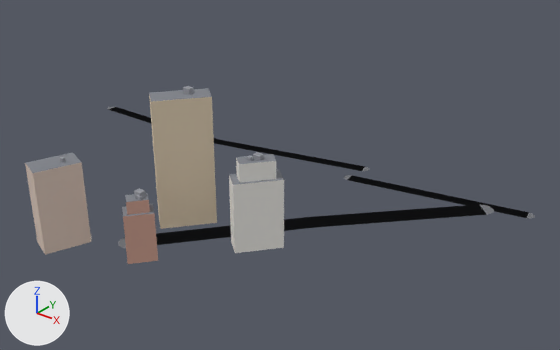
The glTF model apps/client/public/cities/moscow_synth/tiles/-1_-4.glb: old version first, new version second.
Both versions are drawn from a 50 mm lens placed at (226.0, 585.0, 223.0), pointed at (-36.0, 912.0, 20.0). The axes (+X, +Y, +Z) are drawn at lower left. The lights are the same throughout. The first picture is the older version. Vertices at exactly the same position are counted once.

The older version as bpy lines, for what is in view:
```python
me_mesh_0 = bpy.data.meshes.new('Mesh_0')
me_mesh_0.from_pydata(...)  # 210 vertices, 224 faces; spans x -247.0..91.0, y 787.0..997.0, z 0.0..81.0
# faces by material slot: [70, 48, 102, 4]
me_mesh_0.materials.append(mat_road)
me_mesh_0.materials.append(mat_facade)
me_mesh_0.materials.append(mat_roof)
me_mesh_0.materials.append(mat_shop)
ob_mesh_0 = bpy.data.objects.new('Mesh_0', me_mesh_0)
ob_mesh_0.location = (0.0, 0.0, 0.0)
```
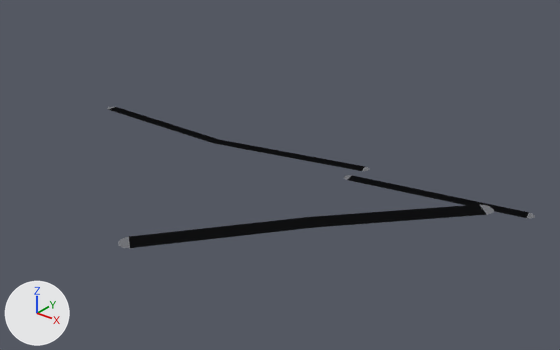
Changed parts and their boxes [x1, y1, x2, y2] in the pictures (560 x 350 px):
'Mesh_0', reshaped (16% narrower, 21% shorter): before [25, 86, 535, 264]; after [107, 107, 535, 248]
part 1 of me_mesh_0, deleted: before [25, 86, 284, 264]

The change, as a list of edits to the scene's bpy script:
```text
Change me_mesh_0:
    used by ob_mesh_0; location = (0.0, 0.0, 0.0)
    remove me_mesh_0.from_pydata(...)  # 210 vertices, 224 faces; spans x -247.0..91.0, y 787.0..997.0, z 0.0..81.0
    add me_mesh_0.from_pydata(...)  # 82 vertices, 70 faces; spans x -247.0..91.0, y 818.0..997.0, z 0.0
    me_mesh_0 part 1: 17 loose pieces with 128 vertices, spanning x -113.0..-3.0, y 787.0..882.0, z 0.0..81.0, are deleted
    remove me_mesh_0.materials.append(mat_facade)
    remove me_mesh_0.materials.append(mat_roof)
    remove me_mesh_0.materials.append(mat_shop)
```
